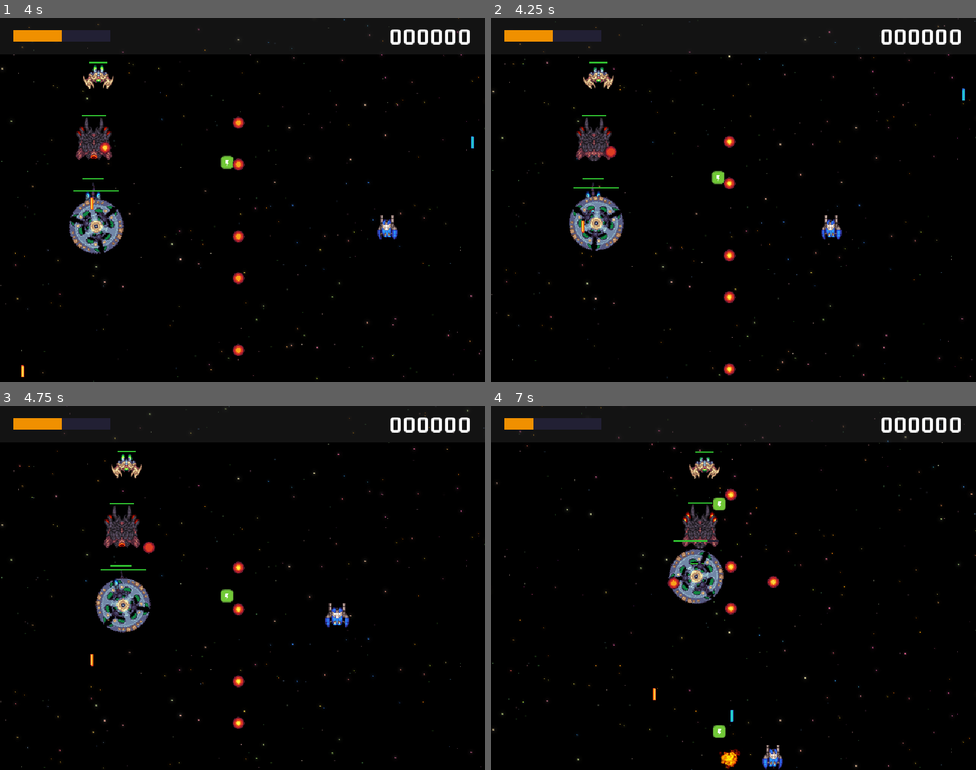
Above: before the commit, frames 1-4 (two rows, left to right).
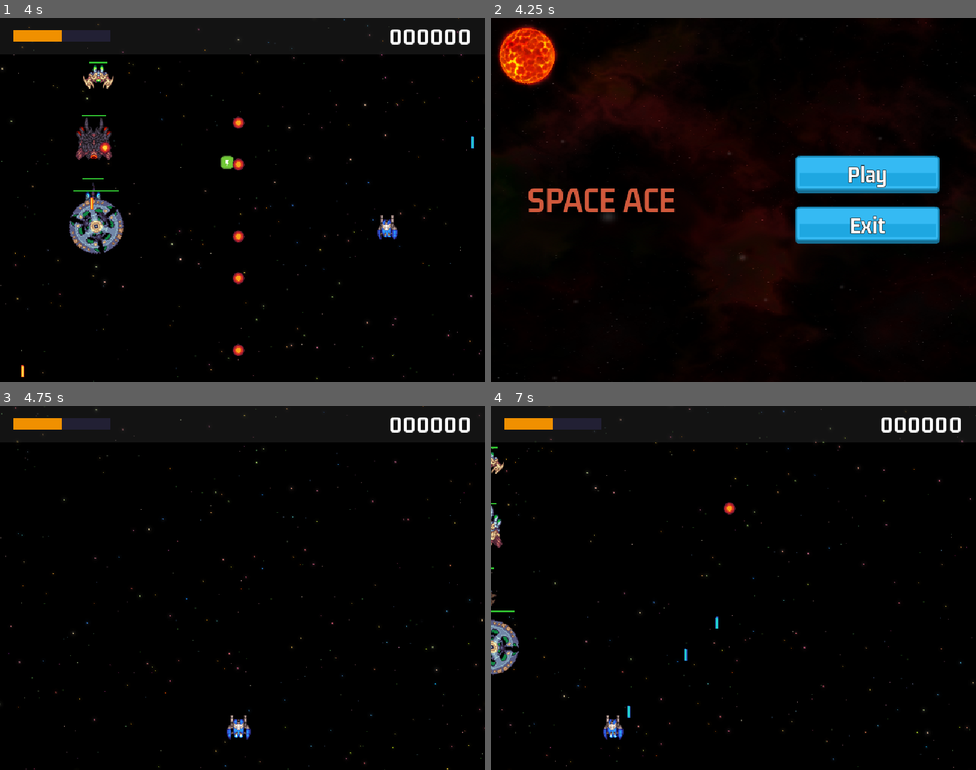
Above: after the commit, the same moments.

Repository: MohebYarahmadi/SpaceAce
Game: Godot game, scene res://Scenes/Level/Level.tscn
Same seed, same stepped clock (60 frames per second), same inputs: the game is played once before the commit and once after it.
Inputs (mouse positions are in pixels of both pictures, inside the frame that each line leads up to):
- Up to frame 1 (4 s): tap Enter (ui_accept) at 0.5, 1.35, 1.52, 1.82, 3.02, 3.32 s; hold Right (ui_right) 0.53-1.28 s; hold Enter (ui_accept) 0.53-1.28 s; tap E (shoot) at 0.6, 1.55, 2.1, 3.05, 3.6 s; hold Down (ui_down) 1.28-2.03 s; hold Right (ui_right) 2.03-2.78 s; hold Enter (ui_accept) 2.03-2.78 s; hold Up (ui_up) 2.78-3.53 s; tap T (test) at 2.85 s; hold Left (ui_left) from 3.53 s (still down); hold Enter (ui_accept) from 3.53 s (still down)
- Up to frame 2 (4.25 s): keep holding Left (ui_left); keep holding Enter (ui_accept); tap Escape (ui_cancel) at 4.15 s
- Up to frame 3 (4.75 s): release Left (ui_left) at 4.25 s; release Enter (ui_accept) at 4.25 s; click (378, 562) at 4.25 s, where only the run after the commit has a clickable "Play"
- Up to frame 4 (7 s): hold Left (ui_left) 5.03-5.78 s; tap Enter (ui_accept) at 5.1, 5.27, 5.57, 6.77 s; tap E (shoot) at 5.3, 5.85, 6.8 s; tap P (pause, bound only after the commit) at 5.65 s; hold Down (ui_down) 5.78-6.53 s; hold Enter (ui_accept) 5.78-6.53 s; hold Right (ui_right) from 6.53 s (still down); tap T (test) at 6.6 s

Frame 1 is identical in both runs. In frame 2, 21% of the frame differs, in the area x 0-100%, y 0-100%; in frame 3, 3.4%; in frame 4, 4.8%.

Commit message:
Ui Navigation and Pause Implemented

Diff:
--- a/Scenes/Ui/GameOverUi.tscn
+++ b/Scenes/Ui/GameOverUi.tscn
@@ -51,3 +51,12 @@
 label_settings = ExtResource("2_01e02")
 horizontal_alignment = 1
 vertical_alignment = 1
+
+[node name="Press" type="Label" parent="VB"]
+visible = false
+layout_mode = 2
+text = "Shoot  to Restart
+Esc to Main"
+label_settings = ExtResource("2_01e02")
+horizontal_alignment = 1
+vertical_alignment = 1
--- a/Scenes/Ui/gameOverUi.gd
+++ b/Scenes/Ui/gameOverUi.gd
@@ -3,13 +3,18 @@
 @export var wait_time: float = 2.0
 
 @onready var score_label: Label = $VB/ScoreLabel
+@onready var press: Label = $VB/Press
 
 var _can_shoot: bool = false
 
 
 func _unhandled_input(event: InputEvent) -> void:
+	if event.is_action_pressed("ui_cancel"):
+		GameManager.load_main_scene()
 	if _can_shoot and event.is_action_pressed("ui_accept"):
-		GameManager.load_main_scene()
+		GameManager.load_level_scene()
+	if Input.is_action_just_pressed("pause"):
+		get_tree().paused = !get_tree().paused
 
 
 func _ready() -> void:
@@ -28,3 +33,4 @@
 		ScoreManager.high_score
 	]
 	score_label.show()
+	press.show()
--- a/project.godot
+++ b/project.godot
@@ -79,6 +79,11 @@
 "events": [Object(InputEventKey,"resource_local_to_scene":false,"resource_name":"","device":-1,"window_id":0,"alt_press …(192 unchanged characters)…
 ]
 }
+pause={
+"deadzone": 0.2,
+"events": [Object(InputEventKey,"resource_local_to_scene":false,"resource_name":"","device":-1,"window_id":0,"alt_pressed":false,"shift_pressed":false,"ctrl_pressed":false,"meta_pressed":false,"pressed":false,"keycode":0,"physical_keycode":80,"key_label":0,"unicode":112,"location":0,"echo":false,"script":null)
+]
+}
 
 [layer_names]
 
